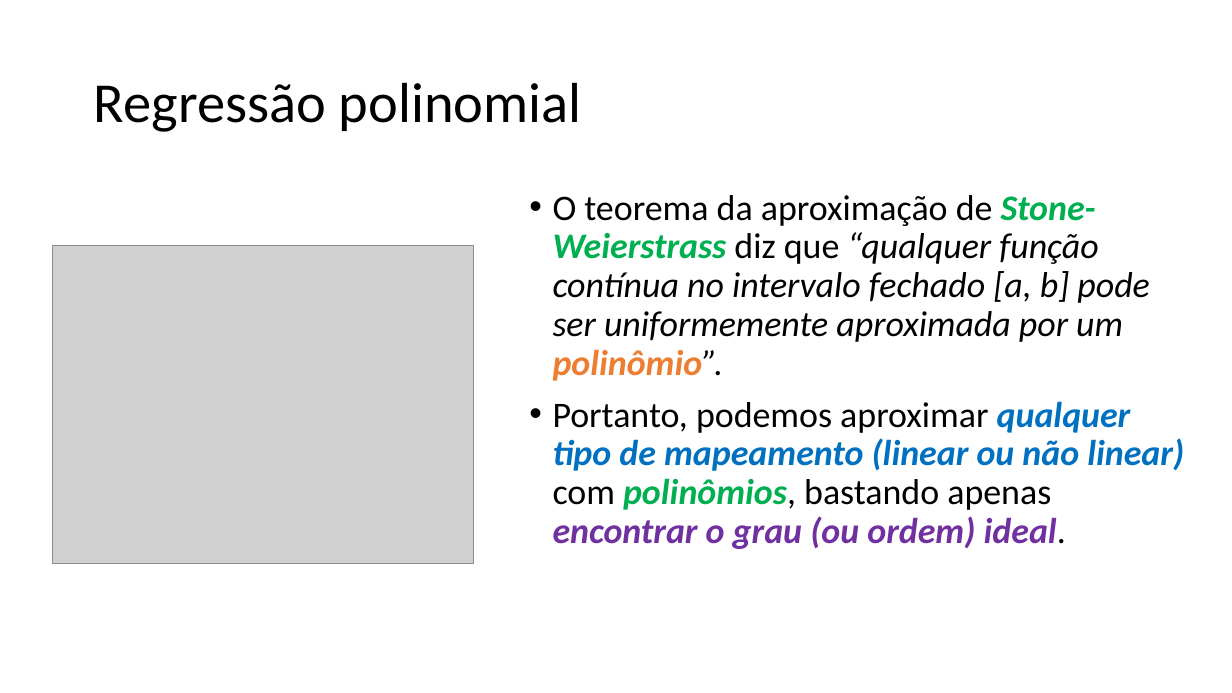
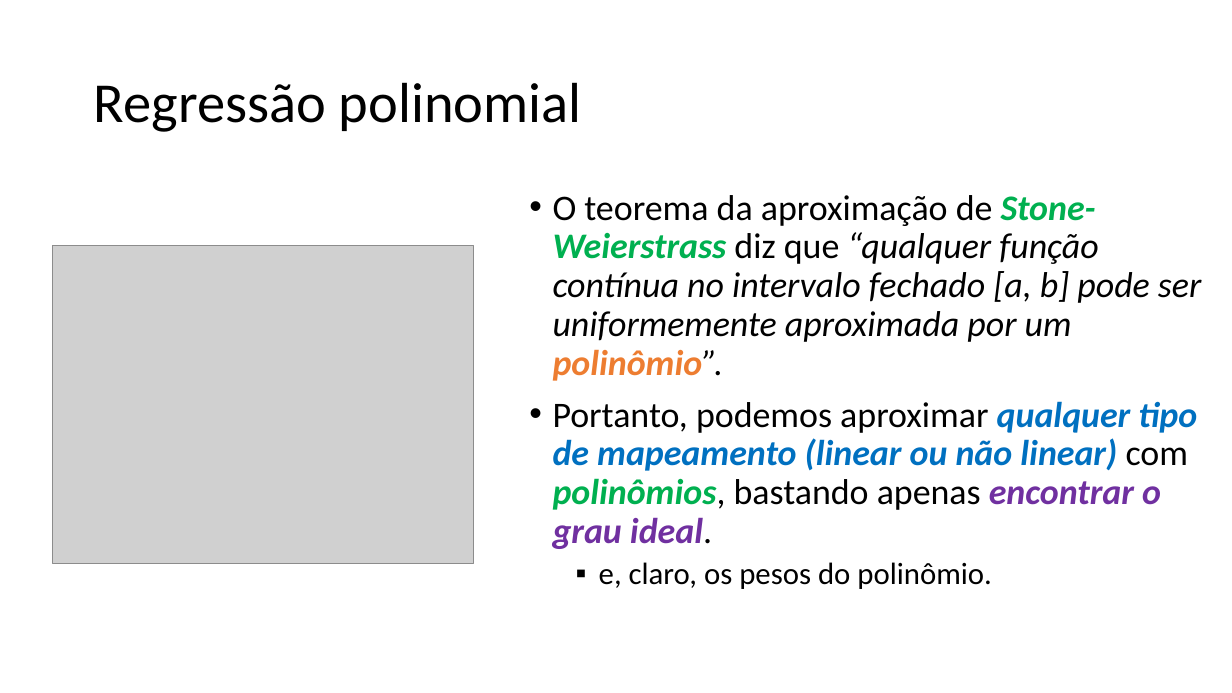
Before and after one commit to zz4fap/t319_aprendizado_de_maquina, a slide deck: slide 18 of slides/T319_Regressão_Linear (Parte IV).pptx. Drawn at 1232x693 pixels with LibreOffice and Linux fonts; fonts in the diff are those of the drawing; grey boxes stand for pictures. Boxes give left, top, right and bottom in pixels: in the first picture for what was removed or moved away, otherwise in the second. Text is boxed around its words. In the diff, an @@ line names an element or a change of style, - is before the commit and + after.

```diff
--- a/slides/T319_Regressão_Linear (Parte IV).pptx
+++ b/slides/T319_Regressão_Linear (Parte IV).pptx
@@ text at [553,401,1197,589]: text changed @@
-• Portanto, podemos aproximar qualquer tipo de mapeamento (linear ou não linear) com polinômios, bastando apenas encontrar o grau (ou ordem) ideal.
+• Portanto, podemos aproximar qualquer tipo de mapeamento (linear ou não linear) com polinômios, bastando apenas encontrar o grau ideal.
+  ▪ e, claro, os pesos do polinômio.
```
Also in this commit, not shown: 7 other slides changed, 3 other files.
